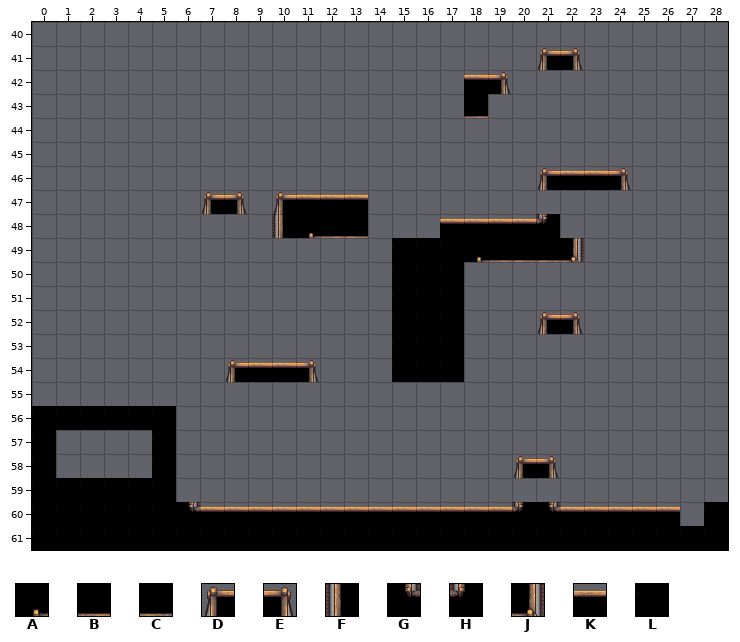
Two states of a Tiled map, assets/carte.tmx. That is the earlier state.
Cells are 32x32 px. Shown: x 0..28, y 40..61.
Key: from "tilesetHouse": A 0, B 1, C 2, D 6, E 7, F 24, G 27, H 30, J 34, K 40, L 109.
_ is an empty cell.
Objects are placed by their top-left corner, in cells (3,4 is the top-left corner of cell 3,4); size is 1x1 cell unless given.
Layer "Premier plan" before, first column x 0:
40 _____________________________
41 _____________________DE______
42 __________________KE_________
43 __________________B__________
44 _____________________________
45 _____________________________
46 _____________________DKKE____
47 _______DE_DKKK_______________
48 __________FABC___KKKKH_______
49 _______________LLLABCCJ______
50 _______________LLL___________
51 _______________LLL___________
52 _______________LLL___DE______
53 _______________LLL___________
54 ________DKKE___LLL___________
55 _____________________________
56 LLLLLL_______________________
57 L____L_______________________
58 L____L______________DE_______
59 LLLLLL_______________________
60 LLLLLLGKKKKKKKKKKKKKHGKKKKK_L
61 LLLLLLLLLLLLLLLLLLLLLLLLLLLLL
And afterwards:
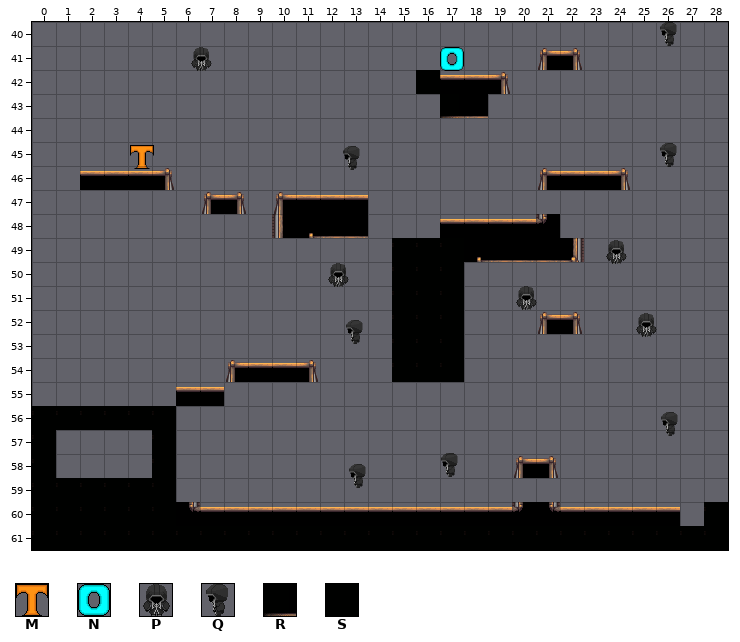
Further tiles: from "breakout_spritesheet": M 13, N 16; from "hollow": P 1, Q 4; from "tilesetHouse": R 87, S 104.
Difference:
Layer "Premier plan":
The author put tile E in row 46 at x 5.
The author put tile K in row 42 at x 17; in row 46 at x 2 to 4; in row 55 at x 6 to 7.
The author put tile R in row 43 at x 17.
The author put tile S in row 42 at x 16.
Layer "Objets" (now shown):
A new object: Q "fantome" at 26,40.
A new object: N "sortie" at 17,41.
A new object: P "fantome" at 6.5,41.
A new object: Q "fantome" at 26,45.
A new object: M "depart" at 4.1,45.1.
A new object: Q "fantome" at 12.8,45.2.
A new object: P "fantome" at 23.8,49.1.
A new object: P "fantome" at 12.2,50.
A new object: P "fantome" at 20.1,51.
A new object: P "fantome" at 25.1,52.1.
A new object: Q "fantome" at 13,52.4.
A new object: Q "fantome" at 26.1,56.2.
A new object: Q "fantome" at 16.9,58.
A new object: Q "fantome" at 13.1,58.4.
